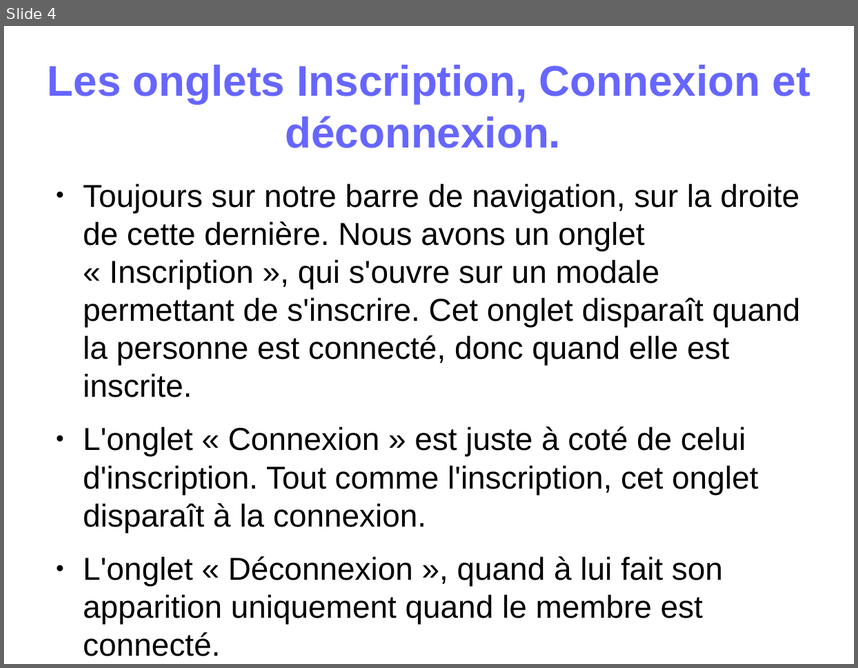
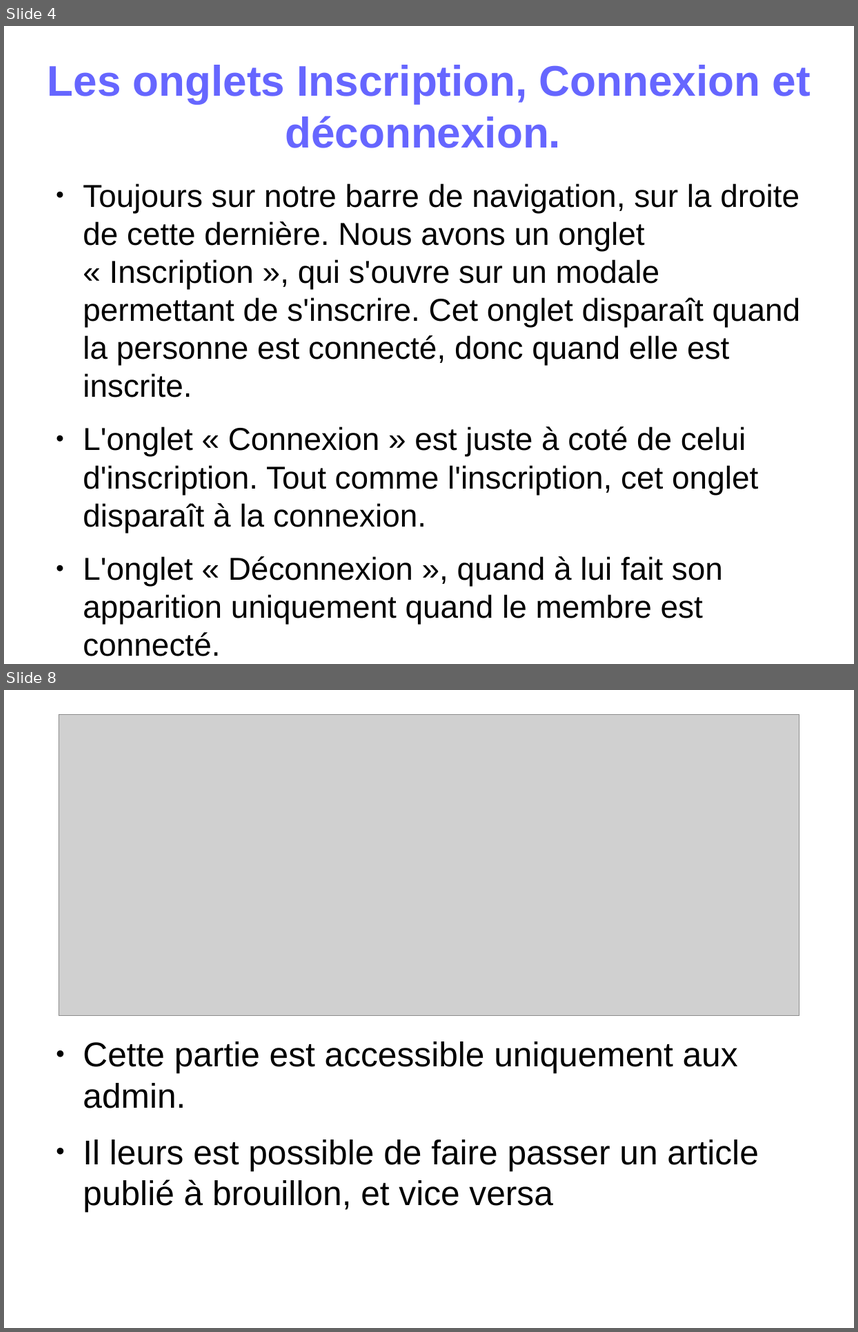
Before and after one commit to virginiecreus/Bac, a slide deck: powerpoint_de_présentation.odp. Shown one above the other, each under a label of ours: slide 4 before the commit, slides 4 and 8 after it; the slides between them are not shown. The pictures are 858x668 and 858x1332 pixels, drawn with LibreOffice and Linux fonts; fonts in the diff are those of the drawing; grey boxes stand for pictures. Boxes give left, top, right and bottom in pixels: in the first picture for what was removed or moved away, otherwise in the second. Text is boxed around its words. In the diff, an @@ line names an element or a change of style, - is before the commit and + after.

```diff
--- a/powerpoint_de_présentation.odp
+++ b/powerpoint_de_présentation.odp
@@ slide 8 added at box(4, 690, 854, 1328), background #FFFFFF @@
@@ picture added at box(59, 714, 800, 1016) @@
@@ text added at box(83, 1041, 758, 1212), 32 pt, text #000000 @@
+● Cette partie est accessible uniquement aux admin.
+● Il leurs est possible de faire passer un article publié à brouillon, et vice versa
```
Also in this commit, not shown: 3 slides changed, 5 other slides added.
